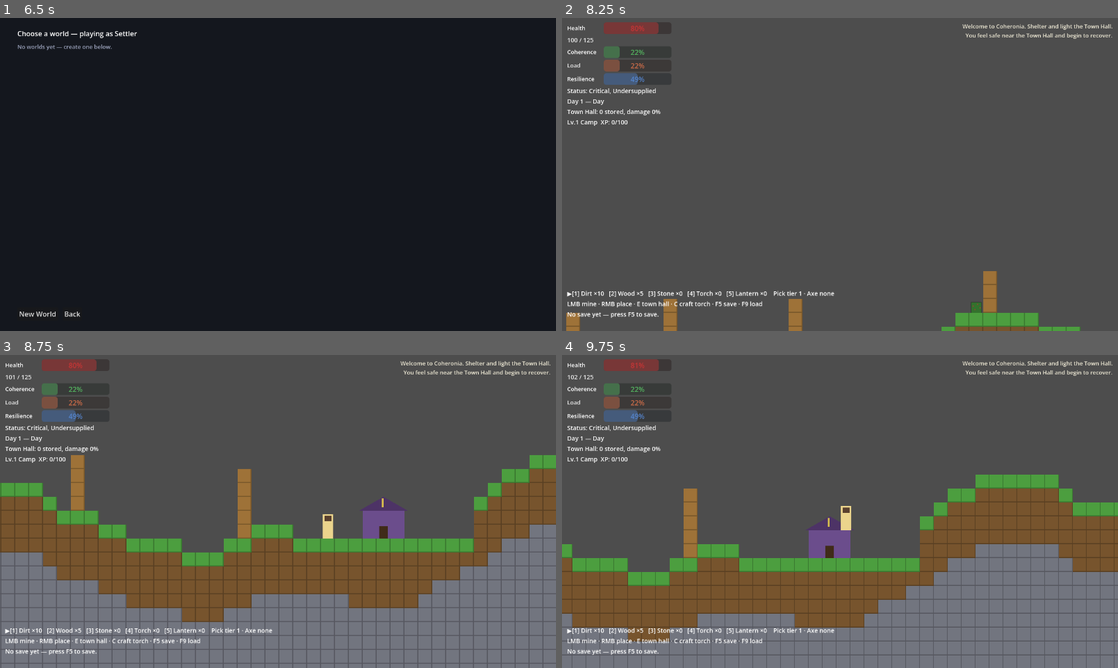
Above: before the commit, frames 1-4 (two rows, left to right).
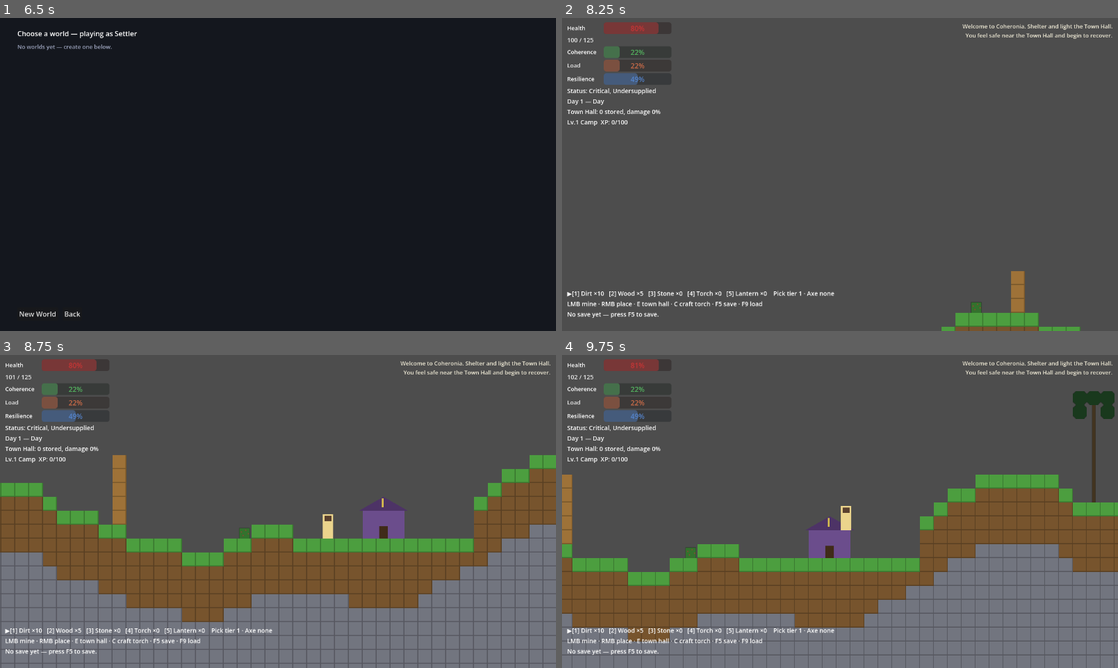
Above: after the commit, the same moments.

Repository: ppeck1/coheronia
Game: Godot game, scene res://scenes/shell/Shell.tscn
The game is run twice, just before and just after one commit, with the same random seed, the same clock (stepped at 60 frames per second) and the same inputs.
Inputs (mouse positions are in pixels of both pictures, inside the frame that each line leads up to):
- Up to frame 1 (6.5 s): click "Play" at 0.5 s; click "New Character" at 1.25 s; click "Human" at 2 s; click "Tan" at 2.75 s; click "Homesteader" at 3.5 s; click "Hardy — +25 max health." at 4.25 s; click "Born Miner — +20% mining spee…" at 5 s; click "Create" at 5.75 s
- Up to frame 2 (8.25 s): click "New World" at 6.5 s; click (673, 108) at 7.27 s; type "12" at 7.35 s; click "Create & Enter" at 8 s
- Up to frame 3 (8.75 s): no input
- Up to frame 4 (9.75 s): tap F at 8.75, 9.5 s; move the mouse to (962, 495) at 8.77 s; press the mouse at (962, 495) at 8.78 s; hold D (move_right) 8.78-9.5 s; tap Space (jump) at 9.02, 9.32 s; right-click (962, 495) at 9.05 s; release the mouse at (962, 495) at 9.5 s; drag from (728, 527) to (812, 574) at 9.52 s

Frame 1 is identical in both runs. In frame 2, 1.3% of the frame differs, in the area x 0-84%, y 80-100%; in frame 3, 1.6%; in frame 4, 1.7%, in the area x 0-100%, y 11-65%.

Commit message:
FQ-02: background trees and pass-through flora
Split tree generation into solid, mineable foreground wood columns and
decorative pass-through background trees (bg_trunk/bg_canopy) rendered on
a new BackgroundFlora TileMapLayer behind blocks and actors, with no
physics or occlusion layers. New generation.tree_foreground_ratio setting
(default 0.4, world-builder slider) controls the split; a foreground tree
is forced after 2 consecutive background trees. Background flora is pure
visual state: regenerated from seed+config, never saved, never in cells,
in-bounds guarded, cleared across the hall footprint. Bushes skip
background-occupied cells. Smoke 134 -> 142 (8 fq02_* checks incl. a live
walk-past traversal test); docs and queue updated.

Co-Authored-By: Claude Fable 5 <noreply@anthropic.com>

Diff:
--- a/data/world_settings.json
+++ b/data/world_settings.json
@@ -39,6 +39,7 @@
       "dirt_depth": 4,
       "ore_abundance": 1.0,
       "tree_density": 1.0,
+      "tree_foreground_ratio": 0.4,
       "bush_density": 1.0,
       "ore_seed_offset": 1337,
       "tree_seed_offset": 0,
@@ -101,7 +102,8 @@
       "terrain_amplitude": "Vertical height of hills and valleys. 0.25 = nearly flat, 2.0 = steep terrain.",
       "terrain_frequency": "Horizontal scale of terrain features. Lower = broader, gentler hills.",
       "ore_abundance": "Density of underground ore veins. 0.0 = no ore, 2.0 = rich deposits.",
-      "tree_density": "Number of surface trees. 0.0 = barren surface, 2.0 = dense woodland.",
+      "tree_density": "Number of surface trees, split between solid wood and walk-past background trees. 0.0 = barren surface, 2.0 = dense woodland.",
+      "tree_foreground_ratio": "Fraction of trees that are solid, mineable wood columns. Background trees can always be walked past.",
       "bush_density": "Number of berry bushes on the surface. Affects early food availability.",
       "dirt_depth": "Tiles of dirt above the stone layer (2-8 tiles)."
     },
--- a/scripts/main/smoke_test.gd
+++ b/scripts/main/smoke_test.gd
@@ -371,6 +371,87 @@
 	world.setup(777)
 	_check("density_settings", _count_blocks(world, "wood") == 0
 		and _count_blocks(world, "berry_bush") == 0)
+
+	# --- FQ-02: background trees and pass-through flora ---
+	_check("fq02_density_zero_clears_background", world.background_cells.size() == 0,
+		"background=%d" % world.background_cells.size())
+	GameState.current_config = WorldConfig.new({})
+	world.setup(777)
+	var _fq02_bg_default: int = world.background_cells.size()
+	var _fq02_fg_default: int = _count_blocks(world, "wood")
+	_check("fq02_background_trees_generated",
+		_fq02_bg_default > 0 and _fq02_fg_default > 0,
+		"background=%d foreground_wood=%d" % [_fq02_bg_default, _fq02_fg_default])
+	var _fq02_overlap := 0
+	var _fq02_oob := 0
+	for _fq02_cell: Vector2i in world.background_cells:
+		if world.cells.has(_fq02_cell):
+			_fq02_overlap += 1
+		if _fq02_cell.y < 0 or _fq02_cell.x < 0 or _fq02_cell.x >= world.width:
+			_fq02_oob += 1
+	_check("fq02_background_in_bounds_no_overlap",
+		_fq02_overlap == 0 and _fq02_oob == 0,
+		"overlap=%d out_of_bounds=%d of %d" % [_fq02_overlap, _fq02_oob, _fq02_bg_default])
+	_check("fq02_background_layer_behind_blocks",
+		world._bg_tilemap.get_index() < world._tilemap.get_index()
+		and world._bg_tilemap.tile_set.get_physics_layers_count() == 0
+		and world._bg_tilemap.tile_set.get_occlusion_layers_count() == 0,
+		"bg_index=%d blocks_index=%d bg_physics_layers=%d" % [
+			world._bg_tilemap.get_index(), world._tilemap.get_index(),
+			world._bg_tilemap.tile_set.get_physics_layers_count()])
+	GameState.current_config = WorldConfig.new(
+		{"generation": {"tree_density": 2.0, "tree_foreground_ratio": 0.0}})
+	world.setup(777)
+	_check("fq02_ratio_zero_all_background", _count_blocks(world, "wood") == 0
+		and world.background_cells.size() > 0,
+		"wood=%d background=%d" % [_count_blocks(world, "wood"), world.background_cells.size()])
+	GameState.current_config = WorldConfig.new(
+		{"generation": {"tree_density": 2.0, "tree_foreground_ratio": 1.0}})
+	world.setup(777)
+	_check("fq02_ratio_one_all_foreground", world.background_cells.size() == 0
+		and _count_blocks(world, "wood") > 0,
+		"wood=%d background=%d" % [_count_blocks(world, "wood"), world.background_cells.size()])
+
+	# Walk-through: on flat terrain the player walks past a background tree
+	# without jumping or mining. Threats are cleared so nothing shoves the
+	# player during the walk; load_game below restores the saved set.
+	for _fq02_t in get_tree().get_nodes_in_group("threats"):
+		if is_instance_valid(_fq02_t):
+			_fq02_t.queue_free()
+	await get_tree().process_frame
+	GameState.current_config = WorldConfig.new({"generation": {
+		"terrain_amplitude": 0.0, "tree_density": 2.0,
+		"tree_foreground_ratio": 0.0, "bush_density": 0.0}})
+	world.setup(777)
+	root._position_actors()
+	var _fq02_hall_x: int = (world.hall_info["center_cell"] as Vector2i).x
+	var _fq02_trunk: Variant = null
+	for _fq02_bg: Vector2i in world.background_cells:
+		if world.background_cells[_fq02_bg] == "bg_trunk" \
+				and _fq02_bg.y == int(world.surface[_fq02_bg.x]) - 1 \
+				and _fq02_bg.x > _fq02_hall_x + 10 and _fq02_bg.x < world.width - 8:
+			_fq02_trunk = _fq02_bg
+			break
+	_check("fq02_walkable_trunk_found", _fq02_trunk != null,
+		"background=%d" % world.background_cells.size())
+	if _fq02_trunk != null:
+		var _fq02_trunk_cell: Vector2i = _fq02_trunk
+		player.global_position = world.cell_center(
+			Vector2i(_fq02_trunk_cell.x - 4, _fq02_trunk_cell.y)) + Vector2(0, -4)
+		player.velocity = Vector2.ZERO
+		for _fq02_i in range(20):
+			await get_tree().physics_frame  # settle onto the floor
+		Input.action_press("move_right")
+		for _fq02_j in range(75):
+			await get_tree().physics_frame
+		Input.action_release("move_right")
+		var _fq02_target_x: float = world.cell_center(
+			Vector2i(_fq02_trunk_cell.x + 3, _fq02_trunk_cell.y)).x
+		_check("fq02_player_walks_past_background_tree",
+			player.global_position.x >= _fq02_target_x,
+			"x=%.1f target=%.1f trunk_x=%d" % [
+				player.global_position.x, _fq02_target_x, _fq02_trunk_cell.x])
+
 	GameState.current_config = original_config
 	_check("world_restored_after_config_tests", root.load_game())
 
--- a/scripts/shell/shell_ui.gd
+++ b/scripts/shell/shell_ui.gd
@@ -25,6 +25,7 @@
 	["terrain_frequency", "Terrain Frequency", 0.25, 2.0, 0.05],
 	["ore_abundance", "Ore Abundance", 0.0, 2.0, 0.05],
 	["tree_density", "Tree Density", 0.0, 2.0, 0.05],
+	["tree_foreground_ratio", "Solid Tree Ratio", 0.0, 1.0, 0.05],
 	["bush_density", "Bush Density", 0.0, 2.0, 0.05],
 	["dirt_depth", "Dirt Depth", 2.0, 8.0, 1.0],
 ]
--- a/scripts/world/world.gd
+++ b/scripts/world/world.gd
@@ -16,9 +16,15 @@
 var surface: Dictionary = {}        # int x -> int y of surface
 var hall_info: Dictionary = {}
 var bush_regrow: Dictionary = {}    # Vector2i -> float seconds until regrowth
+## FQ-02: Vector2i -> flora id (bg_trunk/bg_canopy). Decorative pass-through
+## visuals drawn behind actors; regenerated from seed+config, never saved,
+## never in cells, and never solid.
+var background_cells: Dictionary = {}
 
 var _tilemap: TileMapLayer
+var _bg_tilemap: TileMapLayer       # FQ-02 background flora layer (no collision)
 var _source_ids: Dictionary = {}    # block_id -> tileset source id
+var _bg_source_ids: Dictionary = {} # flora_id -> background tileset source id
 var _lights: Dictionary = {}        # Vector2i -> PointLight2D
 var _light_texture: GradientTexture2D
 
@@ -34,9 +40,23 @@
 	"town_hall_core": Color(0.42, 0.30, 0.55),
 }
 
+const BACKGROUND_COLORS := {
+	"bg_trunk": Color(0.42, 0.31, 0.18),
+	"bg_canopy": Color(0.16, 0.34, 0.16),
+}
+## Dim, cool tint so background flora visually reads as behind the world.
+const BACKGROUND_TINT := Color(0.62, 0.66, 0.72)
+
 
 func _ready() -> void:
 	_light_texture = _make_light_texture()
+	# FQ-02: background flora layer added first so it draws behind the blocks
+	# layer (and every actor added after the World node in the main scene).
+	_bg_tilemap = TileMapLayer.new()
+	_bg_tilemap.name = "BackgroundFlora"
+	_bg_tilemap.tile_set = _build_background_tileset()
+	_bg_tilemap.modulate = BACKGROUND_TINT
+	add_child(_bg_tilemap)
 	_tilemap = TileMapLayer.new()
 	_tilemap.name = "Blocks"
 	_tilemap.tile_set = _build_tileset()
@@ -80,9 +100,14 @@
 	var gen := WorldGen.generate(world_seed, config)
 	cells = gen["cells"]
 	surface = gen["surface"]
+	background_cells = gen.get("background", {})
 	width = int(gen["width"])
 	height = int(gen["height"])
 	hall_info = WorldGen.stamp_town_hall(cells, surface, width / 2)
+	# FQ-02: keep the stamped hall clearing visually clean of background flora.
+	for bg_cell in background_cells.keys():
+		if absi(bg_cell.x - width / 2) <= 6:
+			background_cells.erase(bg_cell)
 	for cell in deltas:
 		var block_id: String = deltas[cell]
 		if block_id == "air":
@@ -115,6 +140,11 @@
 
 func block_at(cell: Vector2i) -> String:
 	return cells.get(cell, "air")
+
+
+## FQ-02: background flora id at a cell ("" when none). Visual layer only.
+func background_at(cell: Vector2i) -> String:
+	return background_cells.get(cell, "")
 
 
 func is_solid_at(cell: Vector2i) -> bool:
@@ -203,6 +233,11 @@
 	_tilemap.clear()
 	for cell in cells:
 		_set_tile(cell, cells[cell])
+	_bg_tilemap.clear()
+	for cell in background_cells:
+		var flora_id: String = background_cells[cell]
+		if _bg_source_ids.has(flora_id):
+			_bg_tilemap.set_cell(cell, _bg_source_ids[flora_id], Vector2i.ZERO)
 
 
 func _set_tile(cell: Vector2i, block_id: String) -> void:
@@ -266,6 +301,40 @@
 			else:
 				tile_data.set_occluder(0, occluder)
 	return ts
+
+
+## FQ-02 background flora tileset: textures only — no physics and no occlusion
+## layers, so background trees can never collide with actors or block light.
+func _build_background_tileset() -> TileSet:
+	var ts := TileSet.new()
+	var t := tile_size()
+	ts.tile_size = Vector2i(t, t)
+	for flora_id in BACKGROUND_COLORS:
+		var src := TileSetAtlasSource.new()
+		src.texture = _make_background_texture(flora_id, t)
+		src.texture_region_size = Vector2i(t, t)
+		src.create_tile(Vector2i.ZERO)
+		_bg_source_ids[flora_id] = ts.add_source(src)
+	return ts
+
+
+func _make_background_texture(flora_id: String, t: int) -> ImageTexture:
+	var color: Color = BACKGROUND_COLORS.get(flora_id, Color.MAGENTA)
+	var img := Image.create(t, t, false, Image.FORMAT_RGBA8)
+	img.fill(Color(0, 0, 0, 0))
+	if flora_id == "bg_trunk":
+		# Narrow bar so background trunks read slimmer than solid wood blocks.
+		for y in range(t):
+			for x in range(t / 2 - 2, t / 2 + 2):
+				img.set_pixel(x, y, color)
+	else:
+		# Leafy blob: full square with the four corners clipped.
+		for y in range(t):
+			for x in range(t):
+				var corner := mini(x, t - 1 - x) + mini(y, t - 1 - y)
+				if corner > 2:
+					img.set_pixel(x, y, color)
+	return ImageTexture.create_from_image(img)
 
 
 func _make_block_texture(block_id: String, t: int) -> ImageTexture:
--- a/scripts/world/world_gen.gd
+++ b/scripts/world/world_gen.gd
@@ -7,10 +7,17 @@
 
 const TREE_MIN_H := 3
 const TREE_MAX_H := 5
+const BG_TREE_MIN_H := 4
+const BG_TREE_MAX_H := 7
+## FQ-02: force a solid foreground tree after this many consecutive background
+## trees so harvestable wood stays available at any tree_foreground_ratio > 0.
+const MAX_CONSECUTIVE_BG_TREES := 2
 
 
 ## Returns { "cells": {Vector2i: block_id}, "surface": {int x: int y},
-##           "width": int, "height": int }.
+##           "background": {Vector2i: flora_id}, "width": int, "height": int }.
+## background holds decorative pass-through flora (bg_trunk/bg_canopy) that is
+## rendered behind actors and never collides, mines, or persists in deltas.
 static func generate(world_seed: int, config: WorldConfig) -> Dictionary:
 	var dims: Dictionary = config.size_dims()
 	var width := int(dims.get("width", 240))
@@ -49,31 +56,65 @@
 				else:
 					cells[pos] = "stone"
 
-	# Simple "trees": short wood columns, on their own seed channel.
+	# Trees, on their own seed channel. FQ-02 splits each tree site into one
+	# of two concepts: a solid, mineable foreground wood column, or a taller
+	# pass-through background tree (trunk + canopy) in the background dict.
+	var background: Dictionary = {}
 	var tree_density := config.gen("tree_density")
 	if tree_density > 0.0:
 		var rng := RandomNumberGenerator.new()
 		rng.seed = world_seed + int(config.gen("tree_seed_offset"))
+		var fg_ratio := clampf(config.gen("tree_foreground_ratio"), 0.0, 1.0)
+		var bg_streak := 0
 		var x_cursor := 4
 		while x_cursor < width - 4:
 			if rng.randf() < 0.55 * tree_density:
 				var surf_y2: int = surface[x_cursor]
-				var tree_h := rng.randi_range(TREE_MIN_H, TREE_MAX_H)
-				for i in range(tree_h):
-					cells[Vector2i(x_cursor, surf_y2 - 1 - i)] = "wood"
+				var foreground := rng.randf() < fg_ratio
+				if fg_ratio > 0.0 and bg_streak >= MAX_CONSECUTIVE_BG_TREES:
+					foreground = true
+				if foreground:
+					bg_streak = 0
+					var tree_h := rng.randi_range(TREE_MIN_H, TREE_MAX_H)
+					for i in range(tree_h):
+						cells[Vector2i(x_cursor, surf_y2 - 1 - i)] = "wood"
+				else:
+					bg_streak += 1
+					_grow_background_tree(cells, background, rng, x_cursor, surf_y2)
 			x_cursor += rng.randi_range(7, 14)
 
-	# Berry bushes: surface food source, own seed channel.
+	# Berry bushes: surface food source, own seed channel. Skip cells that
+	# background flora occupies so bushes never grow inside a background trunk.
 	var bush_density := config.gen("bush_density")
 	if bush_density > 0.0:
 		var bush_rng := RandomNumberGenerator.new()
 		bush_rng.seed = world_seed + int(config.gen("bush_seed_offset"))
 		for x in range(2, width - 2):
 			var above := Vector2i(x, surface[x] - 1)
-			if bush_rng.randf() < 0.07 * bush_density and not cells.has(above):
+			if bush_rng.randf() < 0.07 * bush_density and not cells.has(above) \
+					and not background.has(above):
 				cells[above] = "berry_bush"
 
-	return {"cells": cells, "surface": surface, "width": width, "height": height}
+	return {"cells": cells, "surface": surface, "background": background,
+		"width": width, "height": height}
+
+
+## Stamps one pass-through background tree: a trunk column topped by a small
+## canopy. Background flora never overwrites real cells, so it cannot swallow
+## terrain, foreground wood, or bushes.
+static func _grow_background_tree(cells: Dictionary, background: Dictionary,
+		rng: RandomNumberGenerator, x: int, surf_y: int) -> void:
+	var trunk_h := rng.randi_range(BG_TREE_MIN_H, BG_TREE_MAX_H)
+	for i in range(trunk_h):
+		var pos := Vector2i(x, surf_y - 1 - i)
+		if pos.y >= 0 and not cells.has(pos):
+			background[pos] = "bg_trunk"
+	var top_y := surf_y - trunk_h
+	for dx in range(-1, 2):
+		for dy in range(-1, 1):
+			var pos := Vector2i(x + dx, top_y + dy)
+			if pos.y >= 0 and not cells.has(pos) and not background.has(pos):
+				background[pos] = "bg_canopy"
 
 
 ## Flattens ground and clears air around the Town Hall site, then stamps
Not shown, changed: docs/FABLE_TASK_QUEUE.md
Not shown, changed: docs/HANDOFF.md
Not shown, changed: docs/VARIABLE_MATRIX.md
